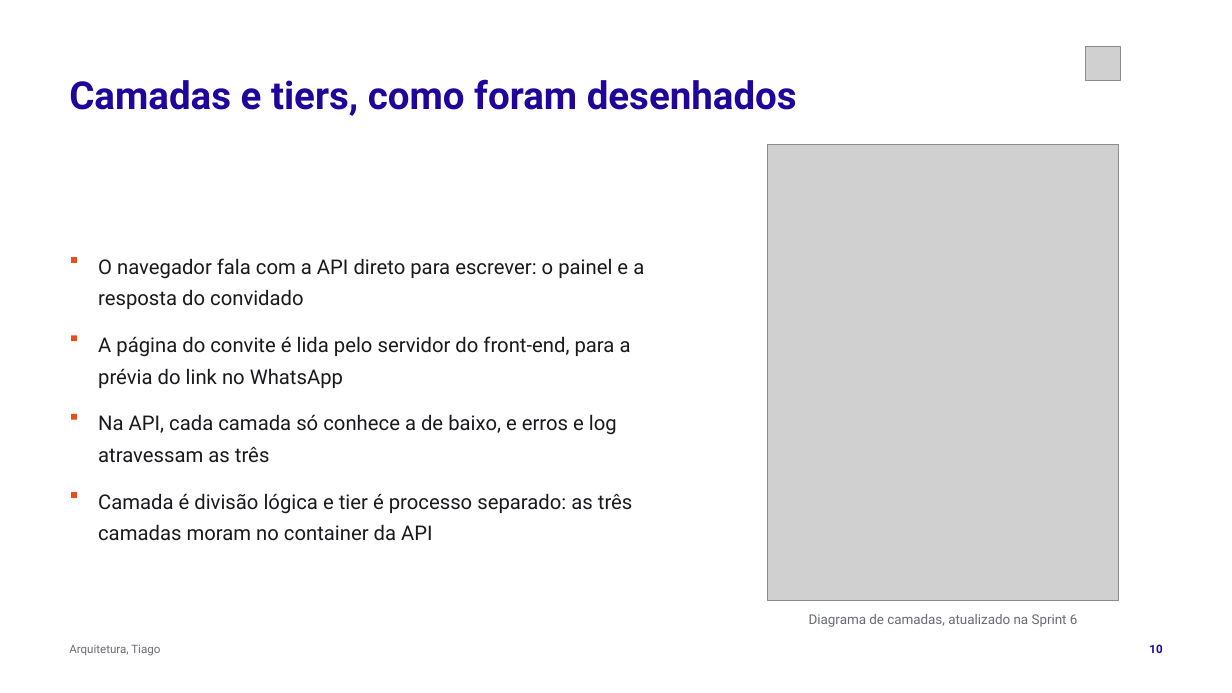
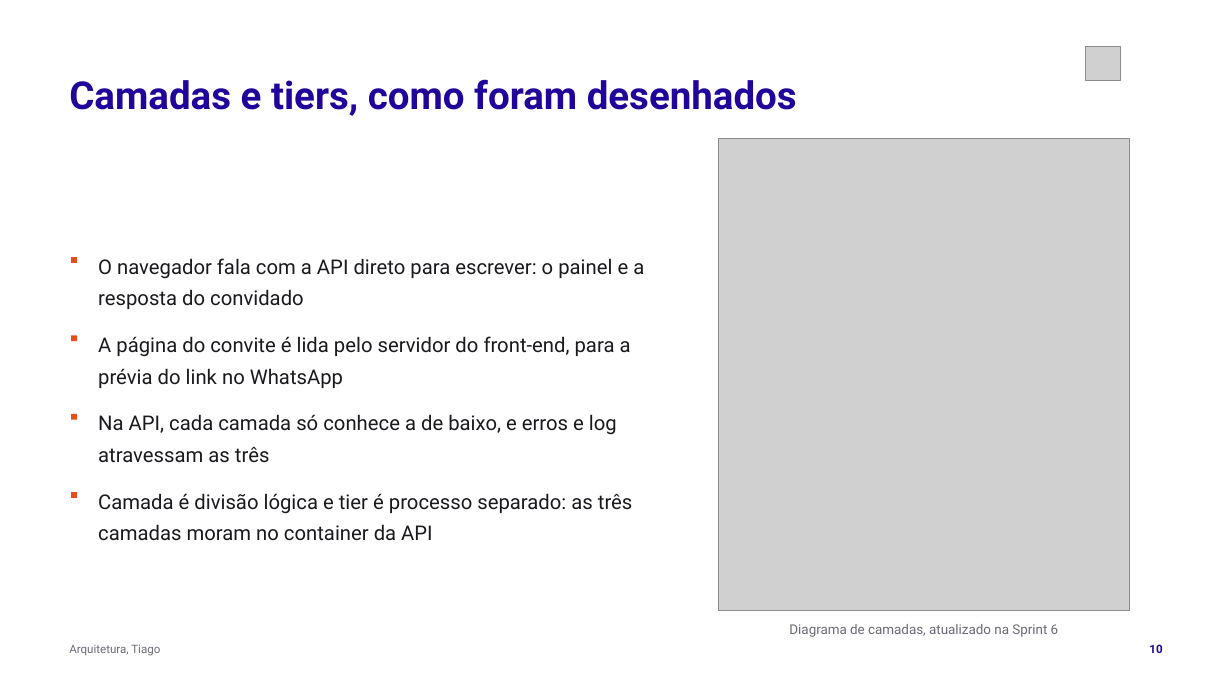
Before and after one commit to tcpassos/invite-app, a slide deck: slide 10 of trabalhos/T4-Pitch-Final.pptx. Drawn at 1232x693 pixels with LibreOffice and Linux fonts; fonts in the diff are those of the drawing; grey boxes stand for pictures. Boxes give left, top, right and bottom in pixels: in the first picture for what was removed or moved away, otherwise in the second. Text is boxed around its words. In the diff, an @@ line names an element or a change of style, - is before the commit and + after.

```diff
--- a/trabalhos/T4-Pitch-Final.pptx
+++ b/trabalhos/T4-Pitch-Final.pptx
@@ picture: place and size @@
-picture at bbox=[768, 144, 1119, 601]
+picture at bbox=[719, 139, 1129, 610]
@@ text "Diagrama de camadas, atualizado na ...": place and size @@
-text "Diagrama de camadas, atualizado na ..." at bbox=[809, 614, 1078, 627]
+text "Diagrama de camadas, atualizado na ..." at bbox=[789, 624, 1059, 637]
```
Also in this commit, not shown: 12 other slides changed, 7 other files.
